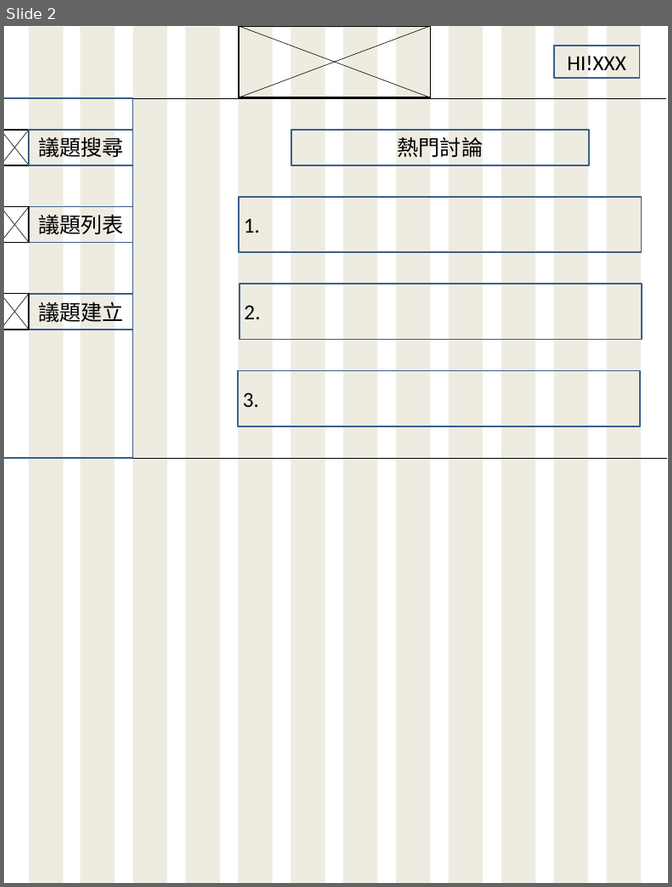
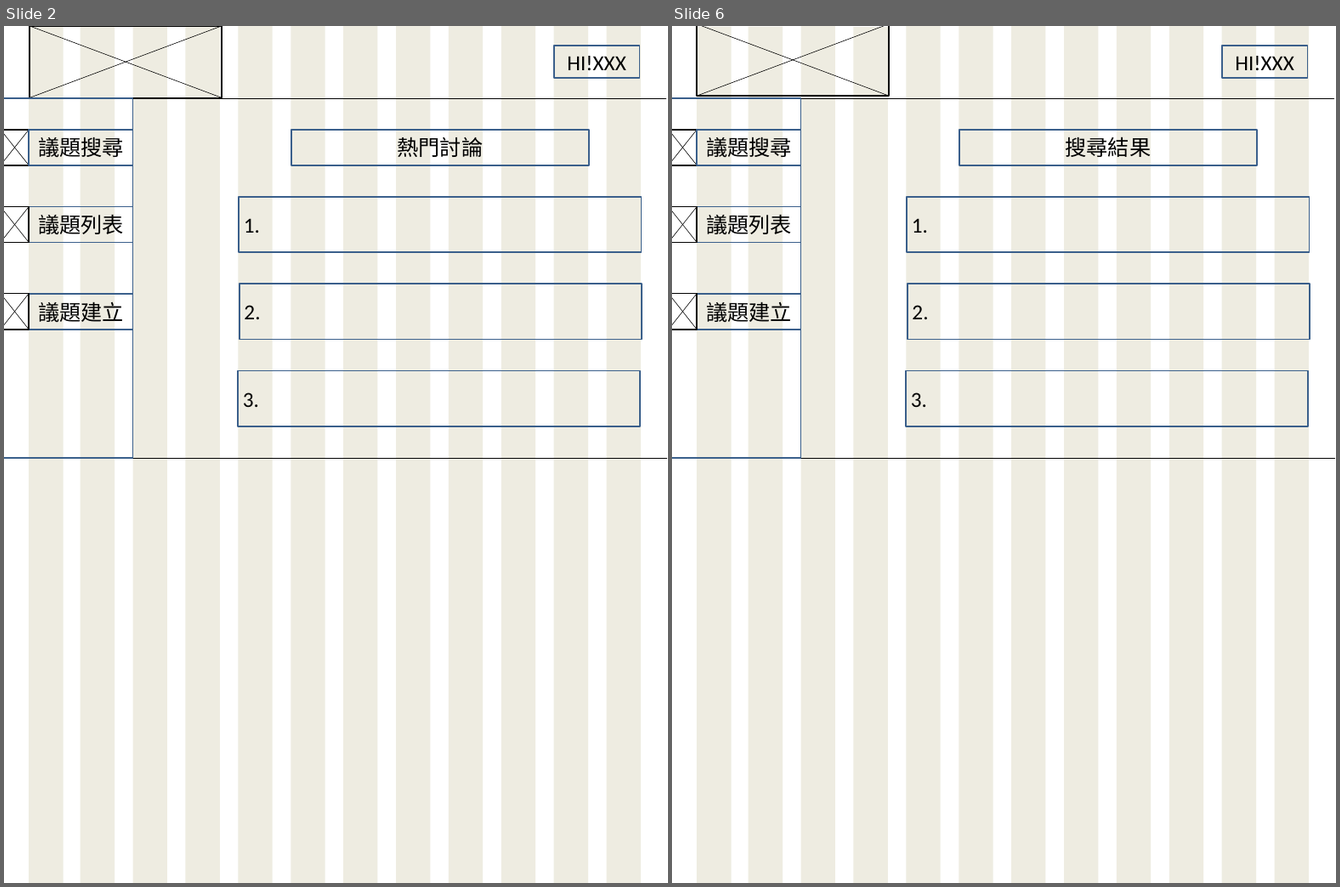
Before and after one commit to s60912frank/F2E-FinalProject, a slide deck: design/Bigsize.pptx. Shown side by side, each under a label of ours: slide 2 before the commit, slides 2 and 6 after it; the slides between them are not shown. The pictures are 672x887 and 1340x887 pixels, drawn with LibreOffice and Linux fonts; fonts in the diff are those of the drawing. Boxes give left, top, right and bottom in pixels: in the first picture for what was removed or moved away, otherwise in the second. Text is boxed around its words. In the diff, an @@ line names an element or a change of style, - is before the commit and + after.

```diff
--- a/design/Bigsize.pptx
+++ b/design/Bigsize.pptx
@@ slide 6 added at (x1=672, y1=26, x2=1336, y2=883), background #FFFFFF @@
@@ rectangle added at (x1=697, y1=26, x2=889, y2=96), outline #000000 2 pt @@
@@ line added from (697, 26) to (889, 96), #000000 0.75 pt @@
@@ line added from (889, 26) to (697, 96), #000000 0.75 pt @@
@@ group added at (x1=697, y1=26, x2=1309, y2=883): 12 rectangles @@
@@ rectangle added at (x1=1221, y1=46, x2=1307, y2=78), outline #3A5F8C 2 pt, 31 pt, text #000000 @@
+HI!XXX
@@ line added from (672, 98) to (1334, 98), #000000 0.75 pt @@
@@ rectangle added at (x1=672, y1=98, x2=801, y2=458), outline #3A5F8C 2 pt @@
@@ rectangle added at (x1=672, y1=130, x2=697, y2=165), outline #000000 2 pt @@
@@ line added from (672, 130) to (697, 165), #000000 0.75 pt @@
@@ line added from (697, 130) to (672, 165), #000000 0.75 pt @@
@@ rectangle added at (x1=697, y1=130, x2=801, y2=165), outline #3A5F8C 2 pt, 31 pt, text #000000 @@
+議題搜尋
@@ rectangle added at (x1=959, y1=130, x2=1256, y2=165), outline #3A5F8C 2 pt, 31 pt, text #000000 @@
+搜尋結果
@@ rectangle added at (x1=907, y1=197, x2=1309, y2=252), outline #3A5F8C 2 pt, 31 pt, text #000000 @@
+1.
@@ rectangle added at (x1=672, y1=207, x2=697, y2=243), outline #000000 2 pt @@
@@ line added from (672, 207) to (697, 243), #000000 0.75 pt @@
@@ line added from (697, 207) to (672, 243), #000000 0.75 pt @@
@@ rectangle added at (x1=697, y1=207, x2=801, y2=243), outline #3A5F8C 2 pt, 31 pt, text #000000 @@
+議題列表
@@ rectangle added at (x1=672, y1=293, x2=697, y2=329), outline #000000 2 pt @@
@@ line added from (672, 294) to (697, 329), #000000 0.75 pt @@
@@ line added from (697, 293) to (672, 329), #000000 0.75 pt @@
@@ rectangle added at (x1=697, y1=294, x2=801, y2=329), outline #3A5F8C 2 pt, 31 pt, text #000000 @@
+議題建立
@@ rectangle added at (x1=907, y1=284, x2=1310, y2=340), outline #3A5F8C 2 pt, 31 pt, text #000000 @@
+2.
@@ rectangle added at (x1=906, y1=371, x2=1308, y2=426), outline #3A5F8C 2 pt, 31 pt, text #000000 @@
+3.
@@ line added from (672, 458) to (1334, 458), #000000 0.75 pt @@
@@ slide 2 changed as well @@
@@ 2 lines, 1 rectangle moved together from (x1=239, y1=26, x2=431, y2=97) to (x1=30, y1=26, x2=222, y2=97) @@
```
Also in this commit, not shown: 1 other slide changed, 4 other slides added.
